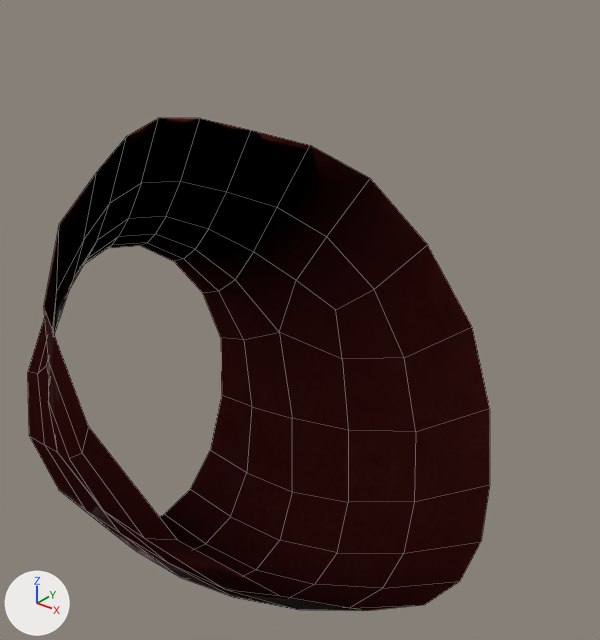
The FBX model maya/Stomach4.fbx as it was, and as the next commit left it.
Both versions are drawn from a 50 mm lens placed at (0.1126, -0.131, 0.0213), pointed at (0.0276, -0.0248, -0.0446). Every picture has the same lights, and +X, +Y and +Z are marked at lower left. Mesh edges are drawn as thin lines. Where no turn or scale is listed for an object, it has been applied to the vertices. Vertices at the same position are counted once.
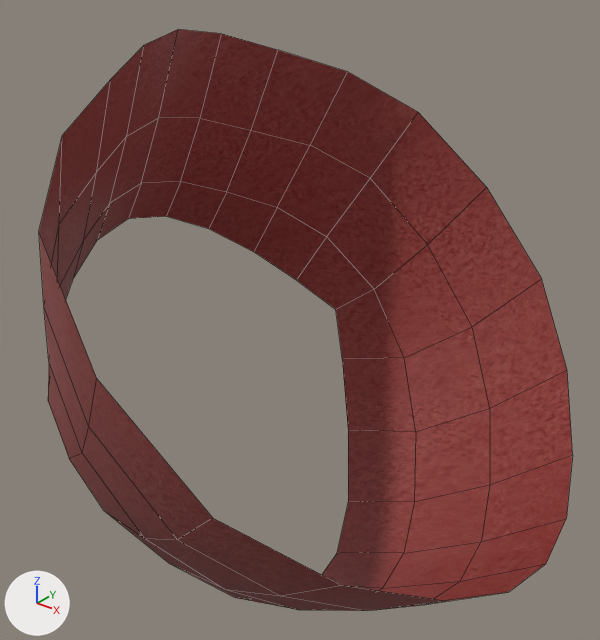
Where the newer file only moved an object's origin or applied its transform, the numbers keep the older frame.

Edits to the bpy script that builds the scene:
```text
Change me_mesh:
    used by ob_polysurface1976; location = (0.0219, -0.0282, -0.0596)
    remove me_mesh.from_pydata(...)  # 108 vertices, 90 faces; spans x -0.0438..0.0438, y -0.0453..0.0453, z -0.048..0.048
    add me_mesh.from_pydata(...)  # 80 vertices, 60 faces; spans x -0.0358..0.0578, y -0.0502..0.0502, z -0.0415..0.0637
    me_mesh part 1
    48 vertices are removed from x -0.0438..-0.0038, y -0.0316..0.0316, z -0.048..0.0217
    50 faces are deleted
    me_mesh part 2
    20 vertices are added at x -0.018..0.0578, y -0.0502..0.0502, z -0.0104..0.0637
    20 new faces join them
    me_mesh part 3: 40 kept faces spanning x -0.0358..0.0438, y -0.0453..0.0453, z -0.0415..0.048 get new texture (UV) coordinates
```

Changed parts and their boxes (x1, y1, x2, y2) in the pictures (600 x 640 px):
'polySurface1976', reshaped (16% wider, 18% taller)
    before: (28, 118, 490, 611)
    after: (39, 29, 573, 611)
part 1 of me_mesh, deleted (black)
    before: (28, 216, 348, 598)
part 2 of me_mesh, added (brown)
    after: (39, 29, 573, 611)
part 3 of me_mesh, surface changed
    both: (44, 118, 490, 611)
